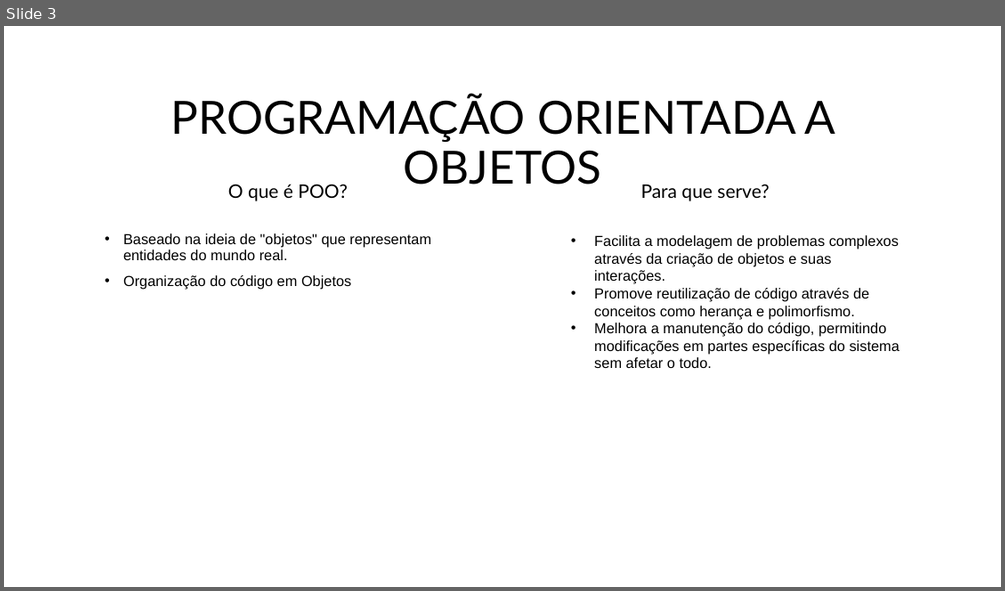
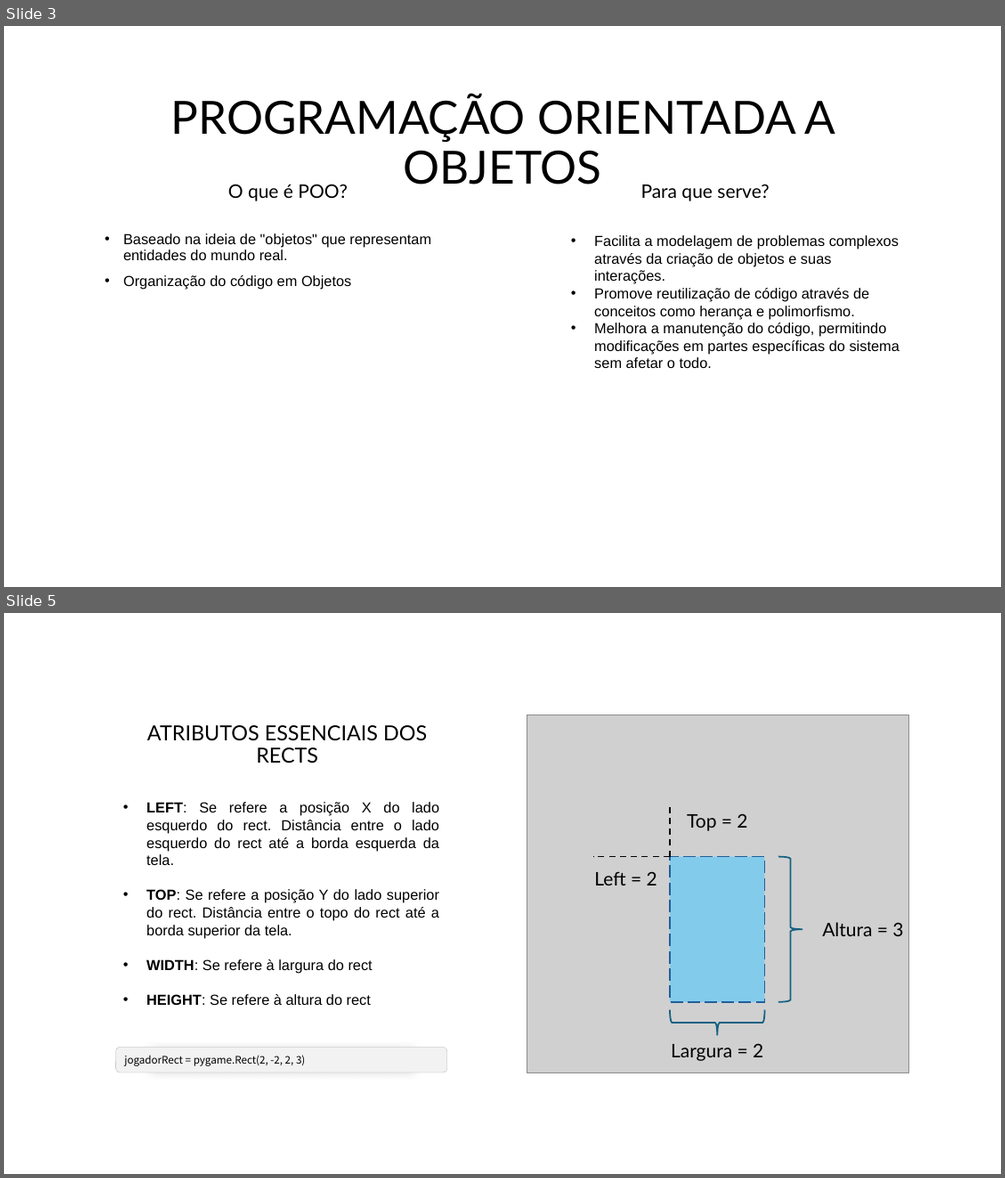
Before and after one commit to xandeco024/minicurso-pygame, a slide deck: Arquivos/Documentos/CURSO DE PYGAME.pptx. Shown one above the other, each under a label of ours: slide 3 before the commit, slides 3 and 5 after it; the slides between them are not shown. The pictures are 1005x591 and 1005x1178 pixels, drawn with LibreOffice and Linux fonts; fonts in the diff are those of the drawing; grey boxes stand for pictures; background and template pictures are left out. Boxes give left, top, right and bottom in pixels: in the first picture for what was removed or moved away, otherwise in the second. Text is boxed around its words. In the diff, an @@ line names an element or a change of style, - is before the commit and + after.

```diff
--- a/Arquivos/Documentos/CURSO DE PYGAME.pptx
+++ b/Arquivos/Documentos/CURSO DE PYGAME.pptx
@@ slide 5 added at (4, 613, 1001, 1174), background picture (left out) @@
@@ picture added at (527, 714, 909, 1073) @@
@@ title added at (147, 725, 427, 763), 20 pt, text #000000 @@
+ATRIBUTOS ESSENCIAIS DOS RECTS
@@ text added at (146, 802, 439, 1005), 14 pt, text #000000 @@
+• LEFT: Se refere a posição X do lado esquerdo do rect. Distância entre o lado esquerdo do rect até a borda esquerda da tela.
+• TOP: Se refere a posição Y do lado superior do rect. Distância entre o topo do rect até a borda superior da tela.
+• WIDTH: Se refere à largura do rect
+• HEIGHT: Se refere à altura do rect
@@ line added from (670, 857) to (670, 803), #000000 1.5 pt dashed @@
@@ text added at (687, 813, 747, 831), 18 pt, text #000000 @@
+Top = 2
@@ line added from (670, 857) to (593, 857), #000000 1.5 pt dashed @@
@@ text added at (594, 871, 657, 885), 18 pt, text #000000 @@
+Left = 2
@@ rectangle added at (670, 857, 764, 1002), fill #83CBEB, outline #215F9A 1.5 pt dashed @@
@@ right brace added at (778, 857, 802, 1002), outline #156082 1.5 pt @@
@@ text added at (822, 922, 903, 936), 18 pt, text #000000 @@
+Altura = 3
@@ right brace added at (670, 1010, 765, 1035), outline #156082 1.5 pt @@
@@ rounded rectangle added at (116, 1046, 447, 1072), fill #F2F2F2, outline #AEAEAE 0.25 pt, 10 pt, text #000000 @@
+jogadorRect = pygame.Rect(2, -2, 2, 3)
@@ text added at (671, 1044, 763, 1061), 18 pt, text #000000 @@
+Largura = 2
```
Also in this commit, not shown: 3 other slides added, 2 other files.
